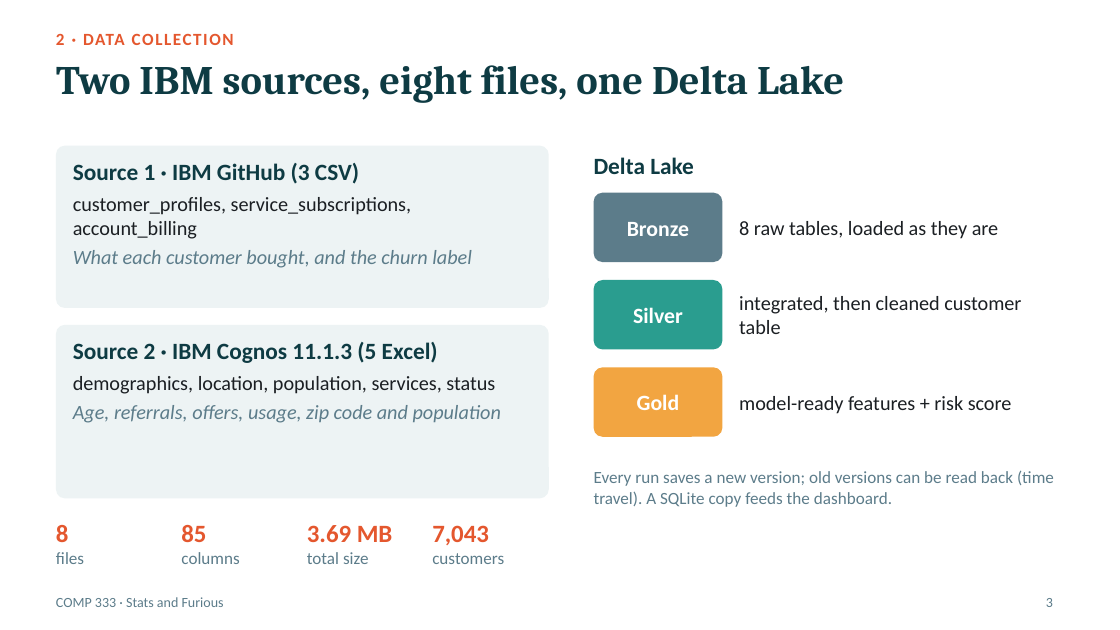
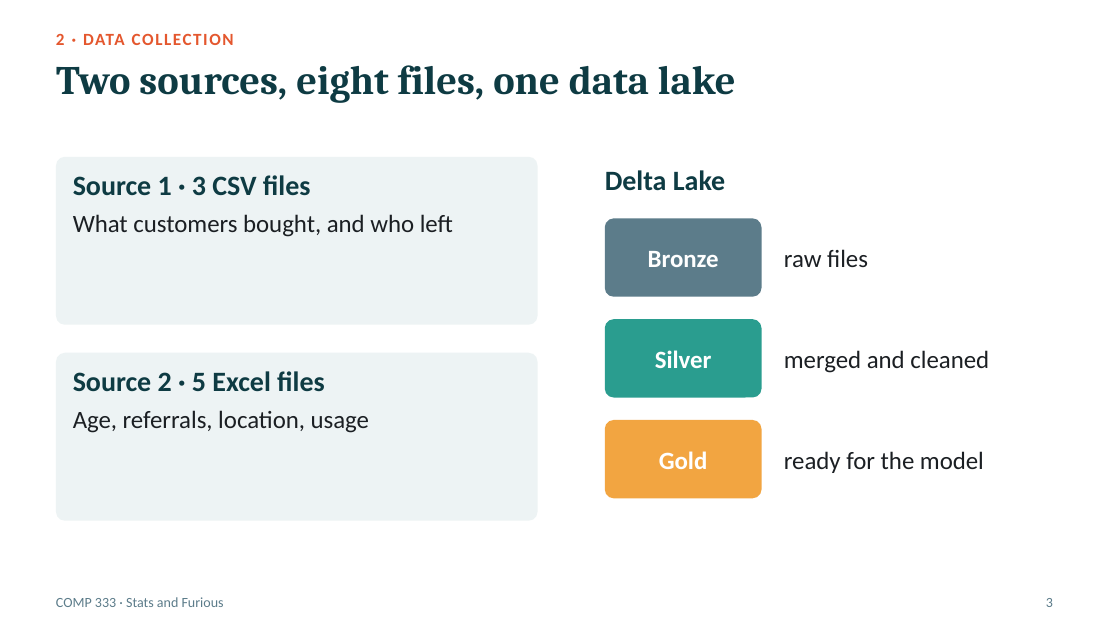
Before and after one commit to Peter7168/comp333-telco-churn, a slide deck: slide 3 of presentation/COMP333_Presentation.pptx. Drawn at 1120x630 pixels with LibreOffice and Linux fonts; fonts in the diff are those of the drawing. Boxes give left, top, right and bottom in pixels: in the first picture for what was removed or moved away, otherwise in the second. Text is boxed around its words. In the diff, an @@ line names an element or a change of style, - is before the commit and + after.

```diff
--- a/presentation/COMP333_Presentation.pptx
+++ b/presentation/COMP333_Presentation.pptx
@@ title at (56,65,736,103): text changed @@
-Two IBM sources, eight files, one Delta Lake
+Two sources, eight files, one data lake
@@ rounded rectangle: place and size @@
-rounded rectangle at (56,146,549,308)
+rounded rectangle at (56,157,538,325)
@@ text at (73,175,453,237): text changed; size 13 to 16 pt @@
-Source 1 · IBM GitHub (3 CSV)
-customer_profiles, service_subscriptions, account_billing
-What each customer bought, and the churn label
+Source 1 · 3 CSV files
+What customers bought, and who left
@@ text "Delta Lake": place and size @@
-text "Delta Lake" at (594,157,694,174)
+text "Delta Lake" at (605,170,725,191)
@@ text "Delta Lake" at (605,170,725,191): size 15 to 18 pt @@
@@ text "Bronze": place and size @@
-text "Bronze" at (627,222,689,236)
+text "Bronze" at (648,251,719,267)
@@ rounded rectangle: place and size @@
-rounded rectangle at (594,193,722,262)
+rounded rectangle at (605,218,762,297)
@@ text at (784,249,868,267): text changed; size 13 to 16 pt @@
-8 raw tables, loaded as they are
+raw files
@@ text "Silver": place and size @@
-text "Silver" at (633,307,683,323)
+text "Silver" at (655,350,712,368)
@@ rounded rectangle: place and size @@
-rounded rectangle at (594,280,722,349)
+rounded rectangle at (605,319,762,398)
@@ rounded rectangle: place and size @@
-rounded rectangle at (56,325,549,498)
+rounded rectangle at (56,353,538,521)
@@ text at (784,350,989,373): text changed; size 13 to 16 pt @@
-integrated, then cleaned customer table
+merged and cleaned
@@ text at (73,371,369,433): text changed; size 13 to 16 pt @@
-Source 2 · IBM Cognos 11.1.3 (5 Excel)
-demographics, location, population, services, status
-Age, referrals, offers, usage, zip code and population
+Source 2 · 5 Excel files
+Age, referrals, location, usage
@@ size 14 to 16 pt in 3 elements at (648,251,719,267), (655,350,712,368), (659,451,708,469) @@
@@ text "Gold": place and size @@
-text "Gold" at (637,394,680,410)
+text "Gold" at (659,451,708,469)
@@ proportions changed in 5 elements at (56,157,538,325), (56,353,538,521), (605,218,762,297), (605,319,762,398), (605,420,762,498) @@
@@ rounded rectangle: place and size @@
-rounded rectangle at (594,367,722,437)
+rounded rectangle at (605,420,762,498)
@@ text removed at (594,470,1054,507) @@
-Every run saves a new version; old versions can be read back (time travel). A SQLite copy feeds the dashboard.
@@ text at (784,451,984,473): text changed; size 13 to 16 pt @@
-model-ready features + risk score
+ready for the model
@@ text removed at (56,525,84,564) @@
-8
-files
@@ text removed at (181,525,239,564) @@
-85
-columns
@@ text removed at (307,525,393,564) @@
-3.69 MB
-total size
@@ text removed at (432,525,504,564) @@
-7,043
-customers
```
Also in this commit, not shown: 9 other slides changed.
